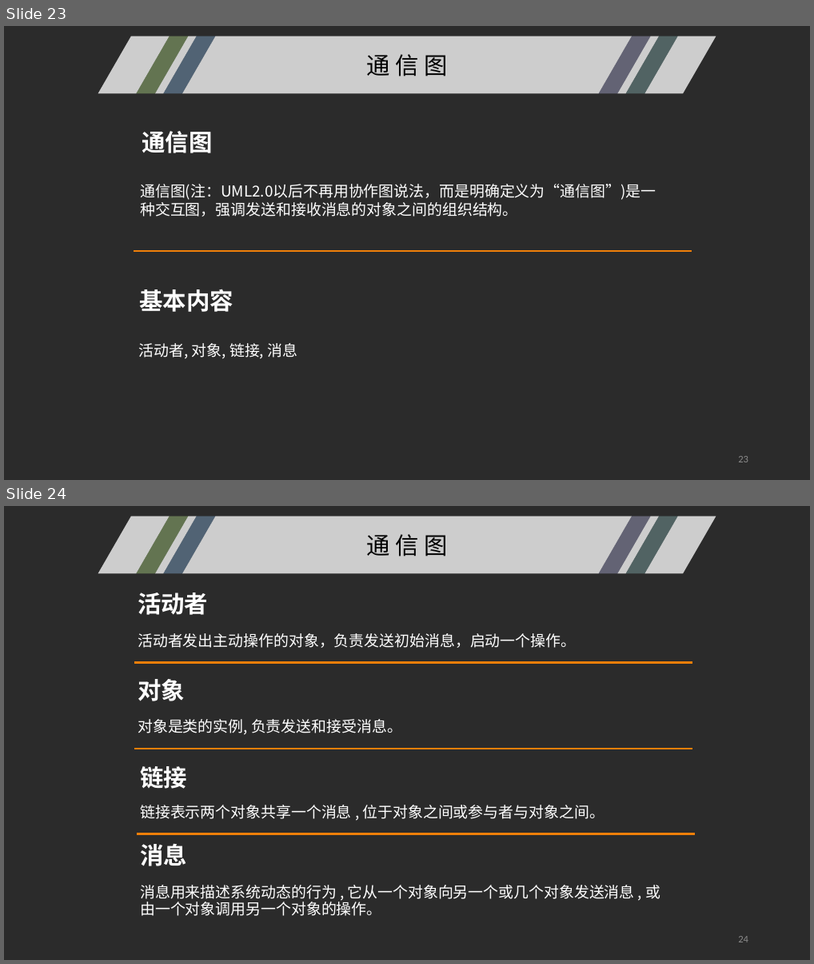
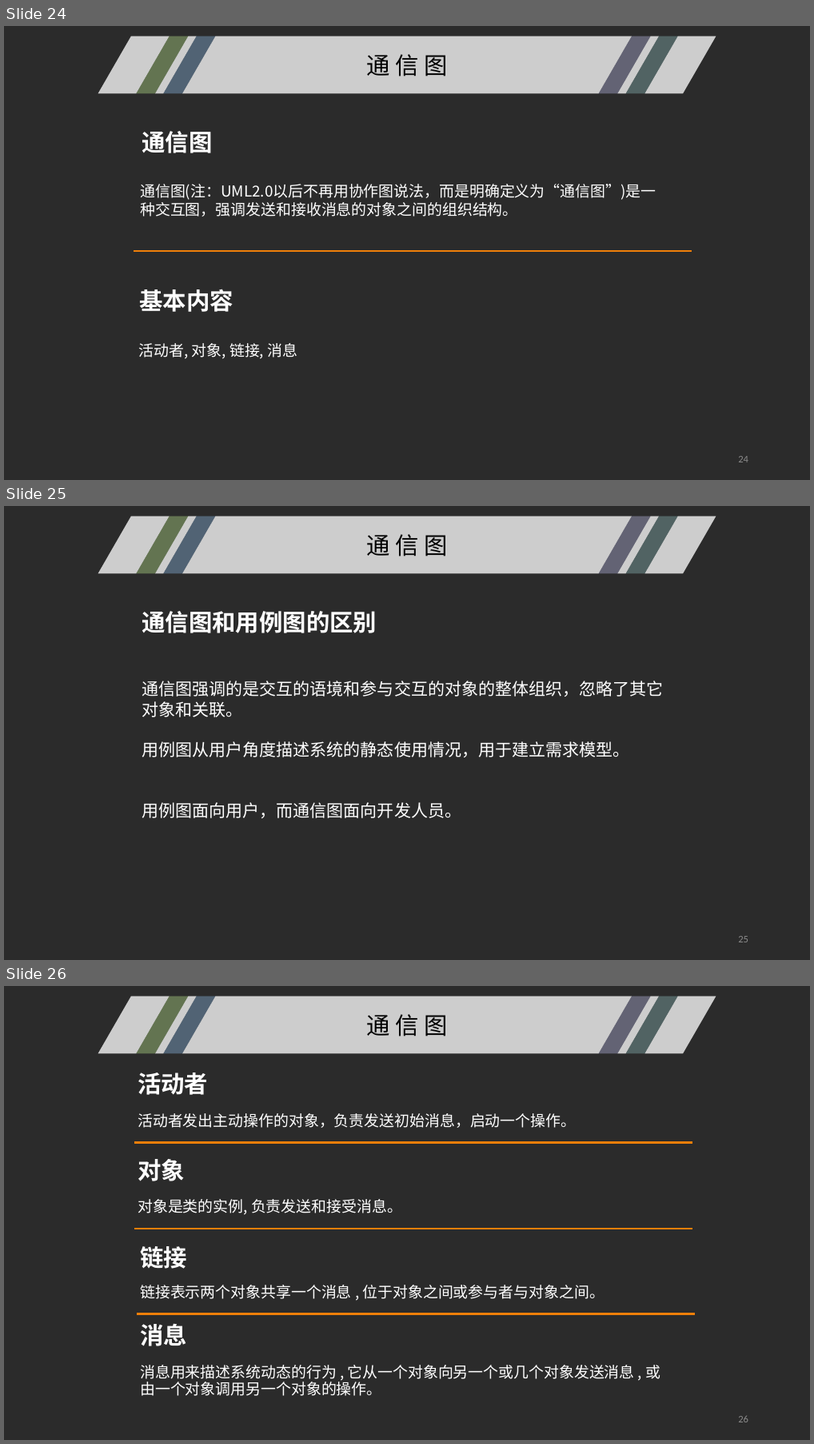
Before and after one commit to SoftwareRequirtmentsG02/Document, a slide deck: PPT/UML/UML基础I.pptx. Shown one above the other, each under a label of ours: slides 23 and 24 before the commit, slides 24, 25 and 26 after it. The pictures are 814x964 and 814x1444 pixels, drawn with LibreOffice and Linux fonts; fonts in the diff are those of the drawing; background and template pictures are left out; a plain dark background stands for a picture behind light text. Boxes give left, top, right and bottom in pixels: in the first picture for what was removed or moved away, otherwise in the second. Text is boxed around its words. In the diff, an @@ line names an element or a change of style, - is before the commit and + after.

```diff
--- a/PPT/UML/UML基础I.pptx
+++ b/PPT/UML/UML基础I.pptx
@@ slide 25 added at (4,506,810,960), background picture (left out) @@
@@ freeform shape added at (98,516,169,574), fill #FFFFFF at 77% opacity @@
@@ freeform shape added at (136,516,189,574), fill #CCFF99 at 35% opacity @@
@@ freeform shape added at (155,516,196,574), fill #FFFFFF at 77% opacity @@
@@ freeform shape added at (163,516,216,574), fill #99CCFF at 35% opacity @@
@@ freeform shape added at (182,516,632,574), fill #FFFFFF at 77% opacity @@
@@ freeform shape added at (598,516,651,574), fill #CCCCFF at 35% opacity @@
@@ freeform shape added at (618,516,659,574), fill #FFFFFF at 77% opacity @@
@@ freeform shape added at (626,516,678,574), fill #99CCCC at 35% opacity @@
@@ freeform shape added at (646,516,717,574), fill #FFFFFF at 77% opacity @@
@@ text added at (366,534,447,556), 28 pt, text #000000 @@
+通 信 图
@@ text added at (142,611,378,633), 28 pt, text #FFFFFF, bold @@
+通信图和用例图的区别
@@ text added at (142,680,664,818), 20 pt, text #FFFFFF @@
+通信图强调的是交互的语境和参与交互的对象的整体组织，忽略了其它对象和关联。
+用例图从用户角度描述系统的静态使用情况，用于建立需求模型。
+用例图面向用户，而通信图面向开发人员。
@@ page number added at (738,936,749,942), 12 pt, text #8C8C8C @@
+25
@@ what was slide 23 is now slide 24 @@
@@ page number at (738,456,749,462): text changed @@
-23
+24
@@ what was slide 24 is now slide 26 @@
@@ page number at (738,1415,749,1422): text changed @@
-24
+26
```
Also in this commit, not shown: 1 slide changed, 1 other slide added, 2 other files.
